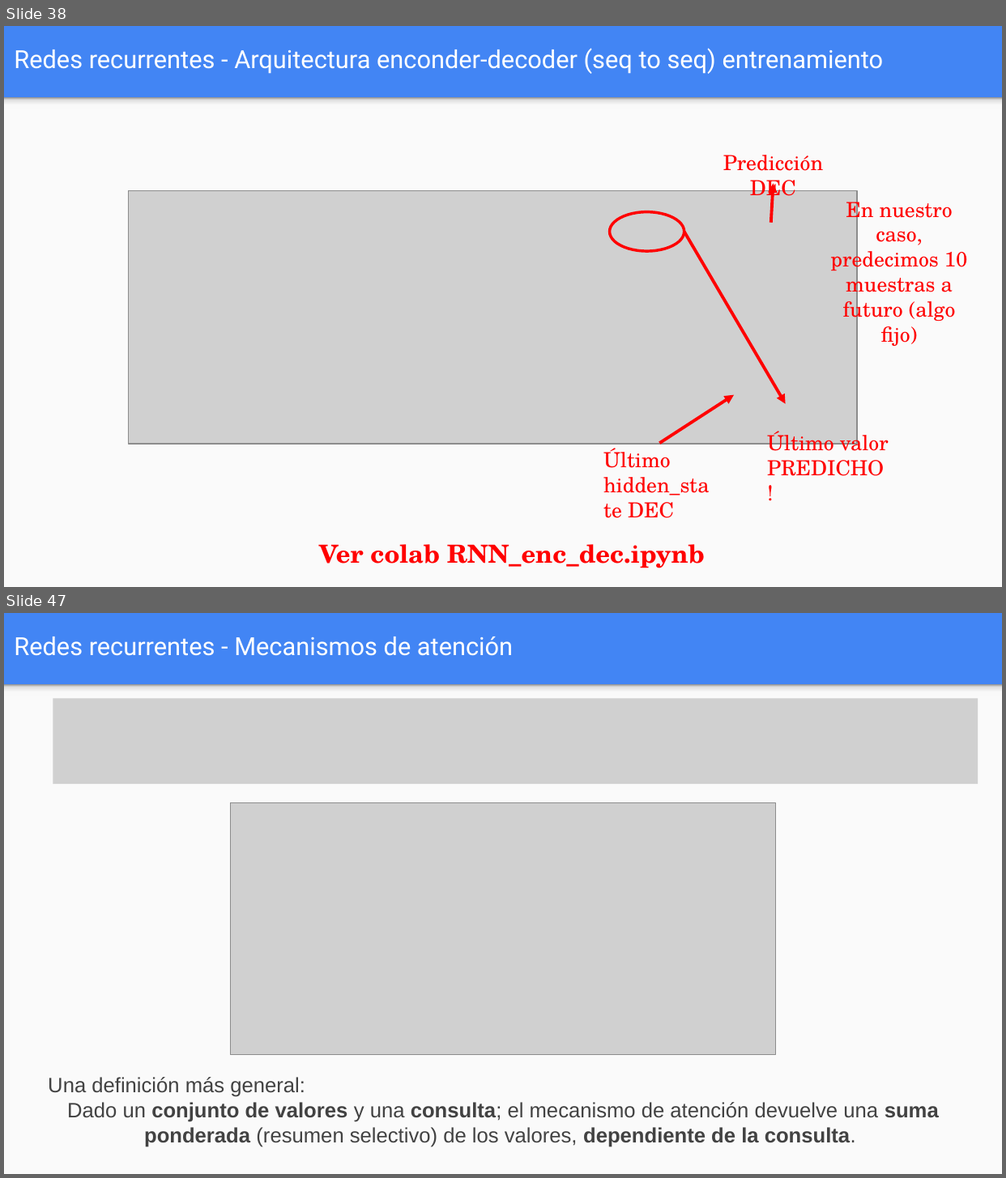
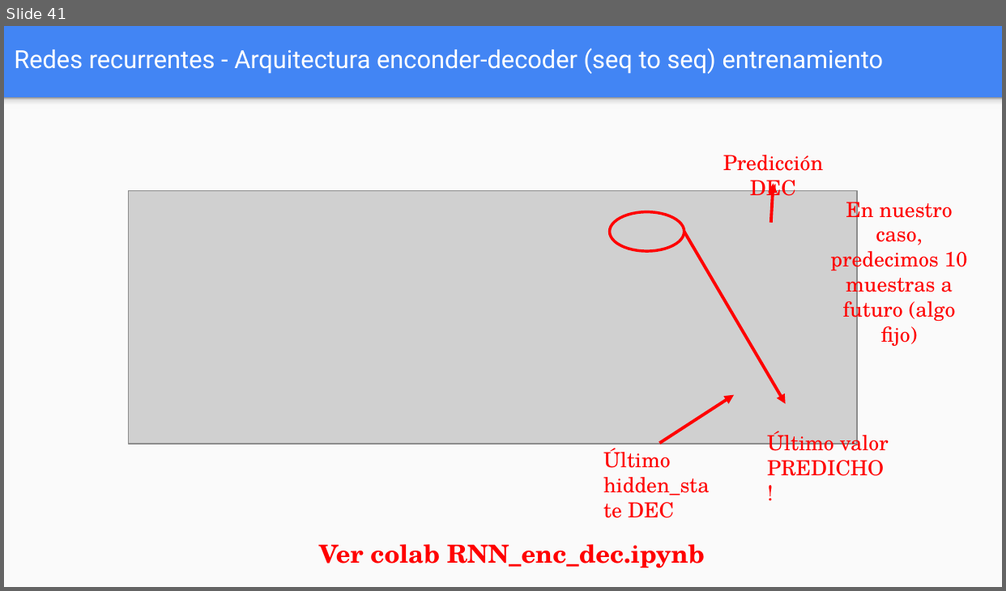
Before and after one commit to FIUBA-Posgrado-Inteligencia-Artificial/aprendizaje_profundo, a slide deck: clase_6/teoria/Clase_6.pptx. Shown one above the other, each under a label of ours: slides 38 and 47 before the commit, slide 41 after it; the slides between them are not shown. The pictures are 1006x1178 and 1006x591 pixels, drawn with LibreOffice and Linux fonts; fonts in the diff are those of the drawing; grey boxes stand for pictures. Boxes give left, top, right and bottom in pixels: in the first picture for what was removed or moved away, otherwise in the second. Text is boxed around its words. In the diff, an @@ line names an element or a change of style, - is before the commit and + after.

```diff
--- a/clase_6/teoria/Clase_6.pptx
+++ b/clase_6/teoria/Clase_6.pptx
@@ slide 47 removed at box(4, 613, 1002, 1174), background #4285F4; not listed: 2 template elements that a slide beside it also shows @@
@@ title removed at box(14, 636, 513, 656) @@
-Redes recurrentes - Mecanismos de atención
@@ text removed at box(93, 636, 505, 656) @@
-Recurrent Neural Network (RNN) – Self Attention!!
@@ picture removed at box(53, 699, 978, 785) @@
@@ picture removed at box(231, 803, 775, 1055) @@
@@ text removed at box(48, 1077, 939, 1148) @@
-Una definición más general:
-Dado un conjunto de valores y una consulta; el mecanismo de atención devuelve una suma ponderada (resumen selectivo) de los valores, dependiente de la consulta.
@@ what was slide 38 is now slide 41 @@
```
Also in this commit, not shown: 2 slides changed, 3 slides added, 9 other slides removed, 8 other files.
